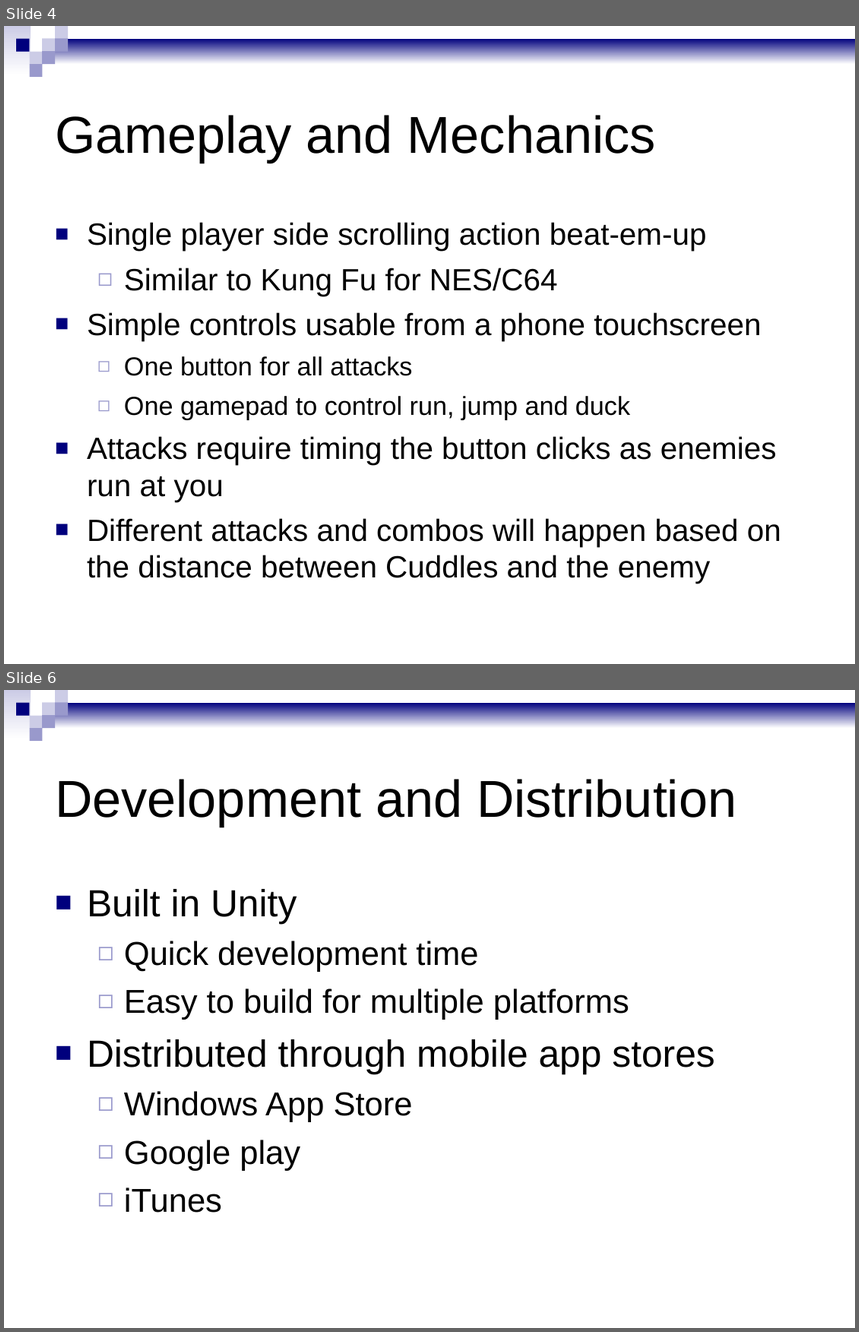
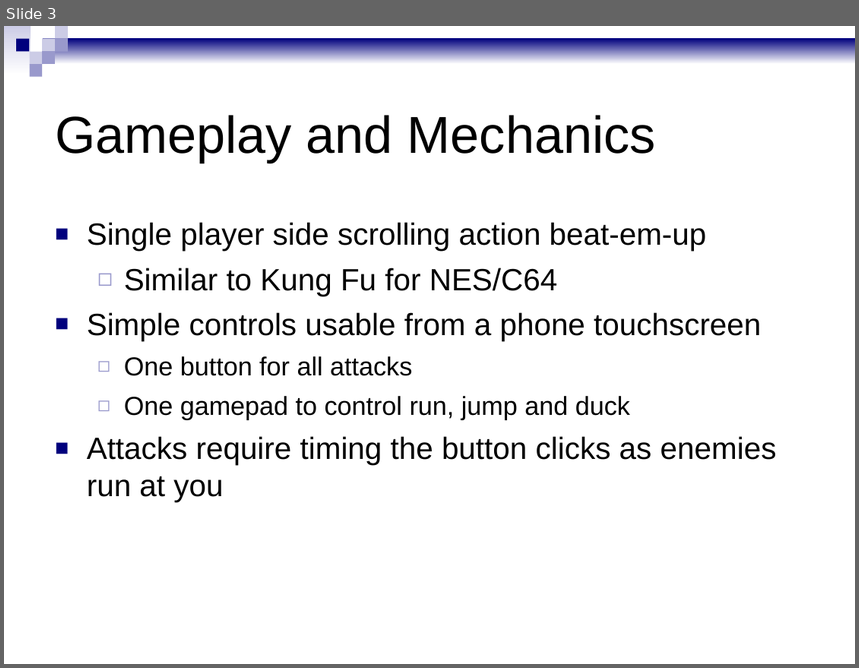
Before and after one commit to Xyzyx101/Pitch_Proposal_GDD_Project, a slide deck: pitch/pitch.odp. Shown one above the other, each under a label of ours: slides 4 and 6 before the commit, slide 3 after it; the slides between them are not shown. The pictures are 859x1332 and 859x668 pixels, drawn with LibreOffice and Linux fonts; fonts in the diff are those of the drawing. Boxes give left, top, right and bottom in pixels: in the first picture for what was removed or moved away, otherwise in the second. Text is boxed around its words. In the diff, an @@ line names an element or a change of style, - is before the commit and + after.

```diff
--- a/pitch/pitch.odp
+++ b/pitch/pitch.odp
@@ slide 6 removed at (4,690,855,1328), background #FFFFFF; not listed: 9 template elements that a slide beside it also shows @@
@@ title removed at (55,779,737,826) @@
-Development and Distribution
@@ text removed at (87,889,715,1213) @@
-■ Built in Unity
-  ◻ Quick development time
-  ◻ Easy to build for multiple platforms
-■ Distributed through mobile app stores
-  ◻ Windows App Store
-  ◻ Google play
-  ◻ iTunes
@@ what was slide 4 is now slide 3 @@
@@ slide 3 changed as well @@
@@ text at (87,518,781,584): paragraph removed @@
-■ Different attacks and combos will happen based on the distance between Cuddles and the enemy
```
Also in this commit, not shown: 2 other slides changed, 1 slide added, 4 other slides removed, 1 other file.
